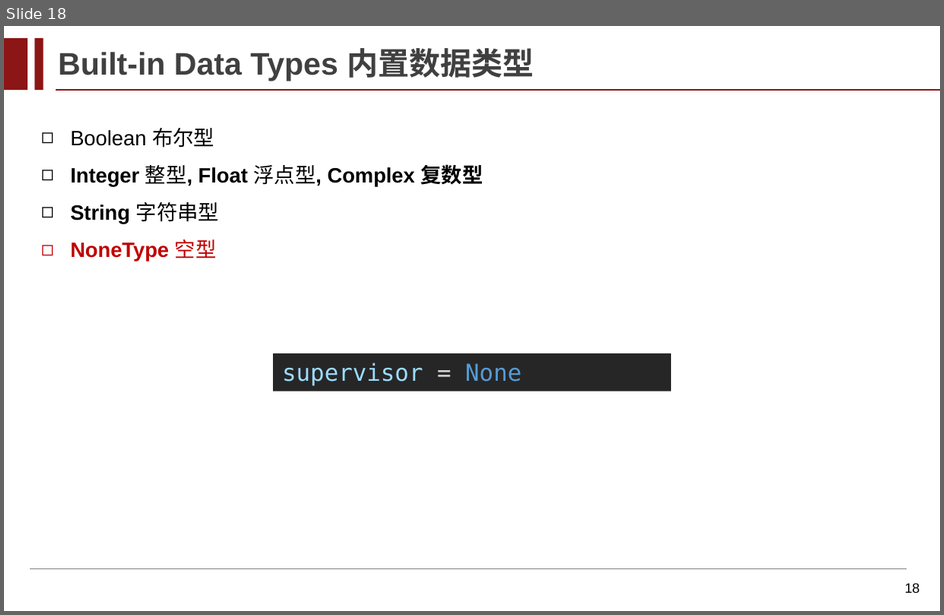
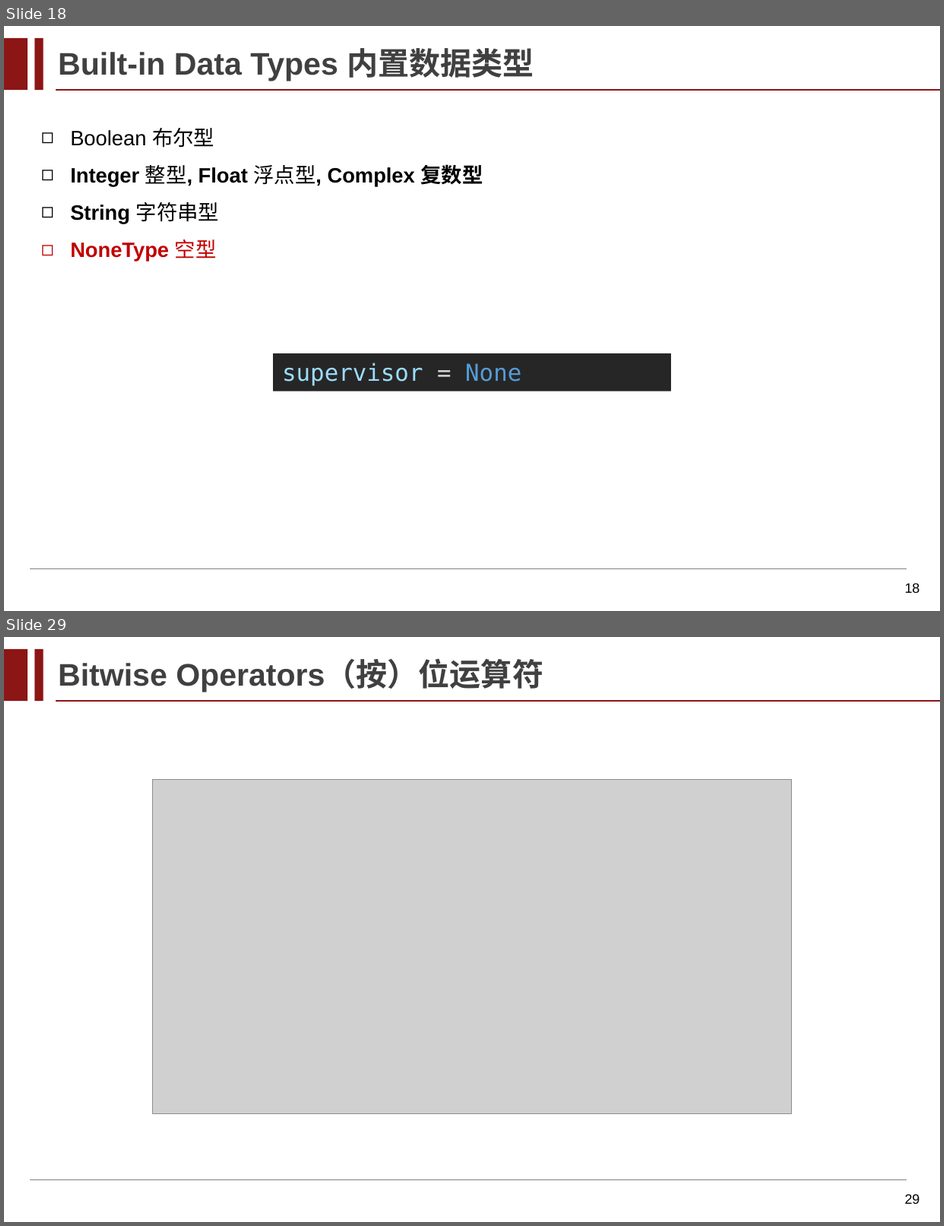
Before and after one commit to Peng-shhe/Advanced-Programming, a slide deck: 课件/Lecture_03_Data_Types_and_Expression.pptx. Shown one above the other, each under a label of ours: slide 18 before the commit, slides 18 and 29 after it; the slides between them are not shown. The pictures are 944x615 and 944x1226 pixels, drawn with LibreOffice and Linux fonts; fonts in the diff are those of the drawing; grey boxes stand for pictures; background and template pictures are left out. Boxes give left, top, right and bottom in pixels: in the first picture for what was removed or moved away, otherwise in the second. Text is boxed around its words. In the diff, an @@ line names an element or a change of style, - is before the commit and + after.

```diff
--- a/课件/Lecture_03_Data_Types_and_Expression.pptx
+++ b/课件/Lecture_03_Data_Types_and_Expression.pptx
@@ slide 29 added at (4,637,940,1222), background #FFFFFF; not listed: 4 template elements that a slide beside it also shows @@
@@ text added at (58,661,544,692), 24 pt, text #404040, bold @@
+Bitwise Operators（按）位运算符
@@ picture added at (152,779,791,1114) @@
@@ rectangle added at (642,1136,804,1173), fill #FFFFFF, outline #FFFFFF 2 pt @@
@@ page number added at (905,1194,921,1204), 10.5 pt, text #000000 @@
+29
```
Also in this commit, not shown: 6 slides changed, 15 other slides added, 3 other files.
